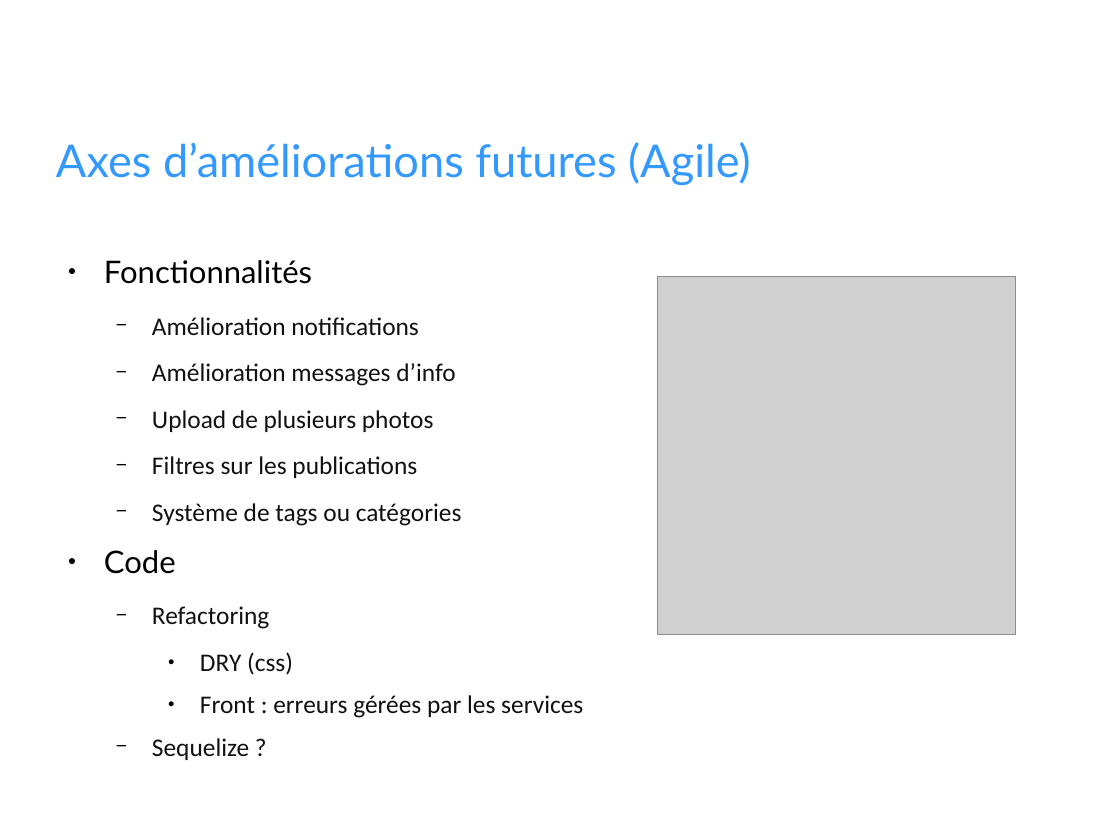
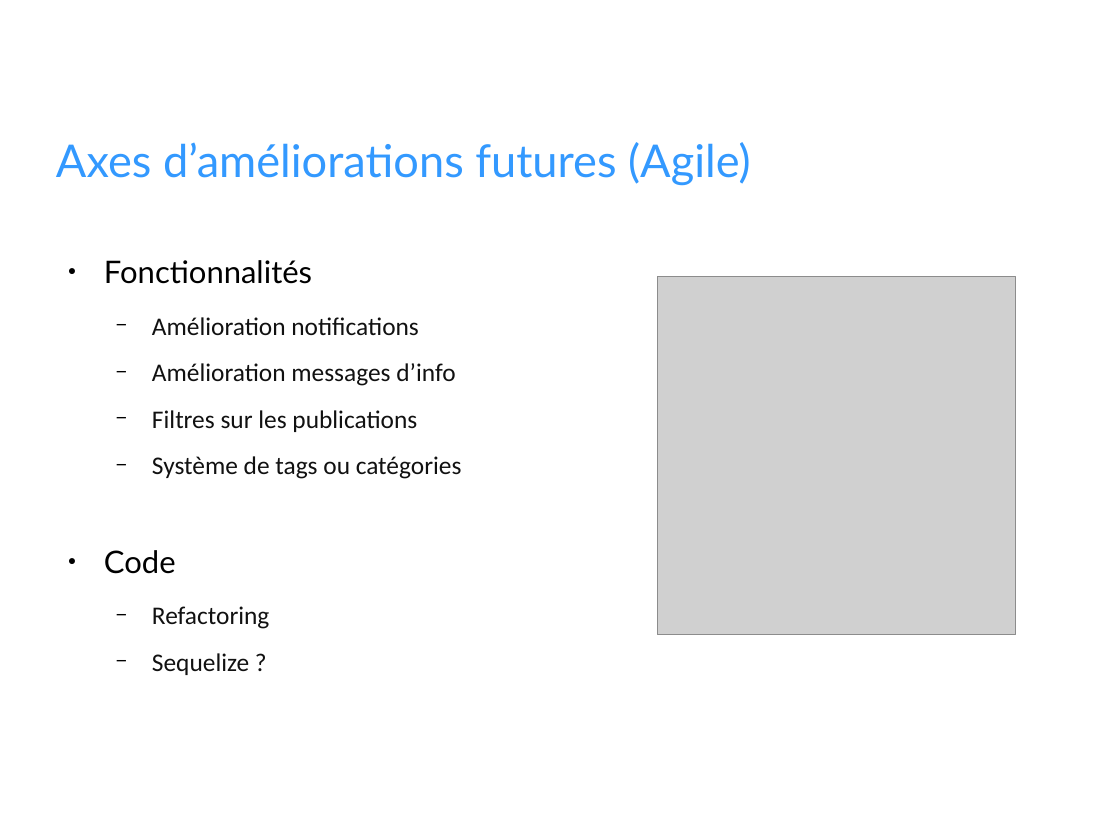
Before and after one commit to RomainSire/OC-P7-Social-Network, a slide deck: slide 13 of docs/P7_00_Présentation.odp. Drawn at 1120x840 pixels with LibreOffice and Linux fonts; fonts in the diff are those of the drawing; grey boxes stand for pictures; background and template pictures are left out. Boxes give left, top, right and bottom in pixels: in the first picture for what was removed or moved away, otherwise in the second. Text is boxed around its words. In the diff, an @@ line names an element or a change of style, - is before the commit and + after.

```diff
--- a/docs/P7_00_Présentation.odp
+++ b/docs/P7_00_Présentation.odp
@@ text at box(152, 410, 434, 432): paragraph removed @@
-  − Upload de plusieurs photos
@@ text at box(200, 652, 583, 718): paragraphs removed @@
-    ● DRY (css)
-    ● Front : erreurs gérées par les services
```
Also in this commit, not shown: 1 other slide changed.
